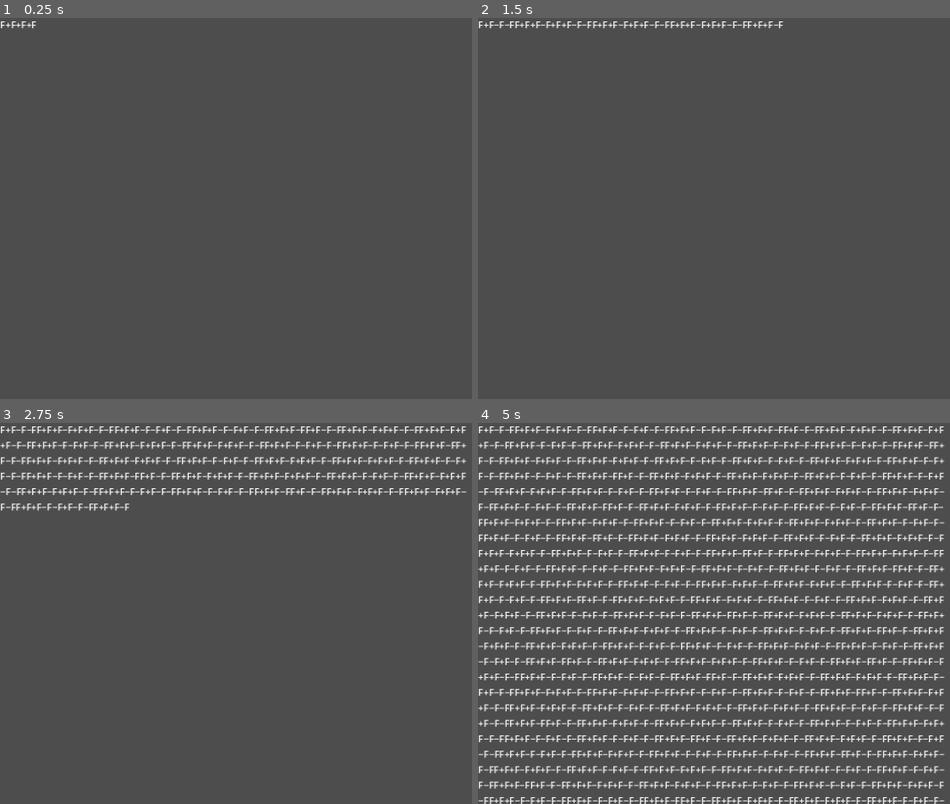
Above: before the commit, frames 1-4 (two rows, left to right).
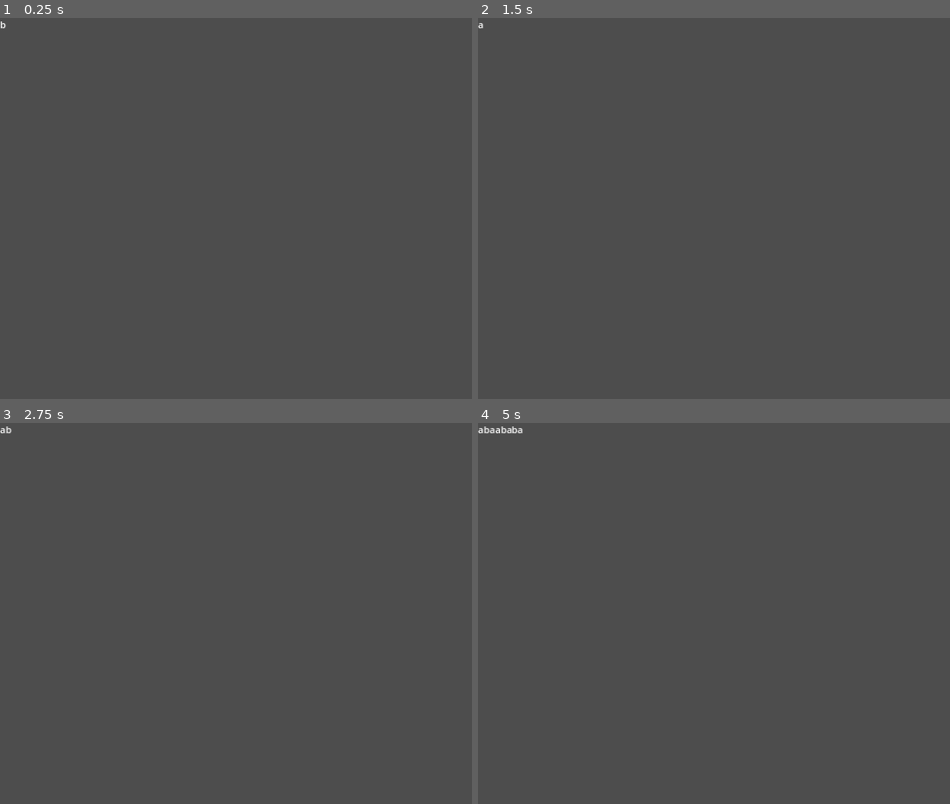
Above: after the commit, the same moments.

Repository: Zishan-Rahman/LSystemGrammarDemo
Game: Godot game, scene res://DemoNode.tscn
The game is run twice, just before and just after one commit, with the same random seed, the same clock (stepped at 60 frames per second) and the same inputs.
Inputs:
- Up to frame 1 (0.25 s): no input
- Up to frame 2 (1.5 s): tap Enter at 0.5 s; tap Space at 1.25 s
- Up to frame 3 (2.75 s): no input
- Up to frame 4 (5 s): tap Enter at 2.75, 4.25 s; tap Space at 3.5 s

The runs differ from the first frame. In frame 1, less than 0.1% of the frame differs, in the area x 0-8%, y 0-3%; in frame 2, 0.5%; in frame 3, 4.4%; in frame 4, 21%, in the area x 0-99%, y 0-100%.

Commit message:
Update DemoNode so that string replacement now works properly on rule sets with more than one rule

Diff:
--- a/DemoNode.gd
+++ b/DemoNode.gd
@@ -48,8 +48,16 @@
 	label.text = string
 	timer.start()
 
+func get_new_replacement(character: String) -> String:
+	for rule in rules:
+		if rule["from"] == character:
+			return rule["to"]
+	return ""
+
 func _on_Timer_timeout():
-	for rule in rules:
-		string = string.replace(rule["from"], rule["to"])
+	var new_string = ""
+	for character in string:
+		new_string += get_new_replacement(character)
+	string = new_string
 	label.text = string
 	print(len(string))
--- a/DemoNode.tscn
+++ b/DemoNode.tscn
@@ -4,6 +4,7 @@
 
 [node name="DemoNode" type="Node"]
 script = ExtResource("1")
+choices = "deterministic"
 
 [node name="Timer" type="Timer" parent="."]
 
